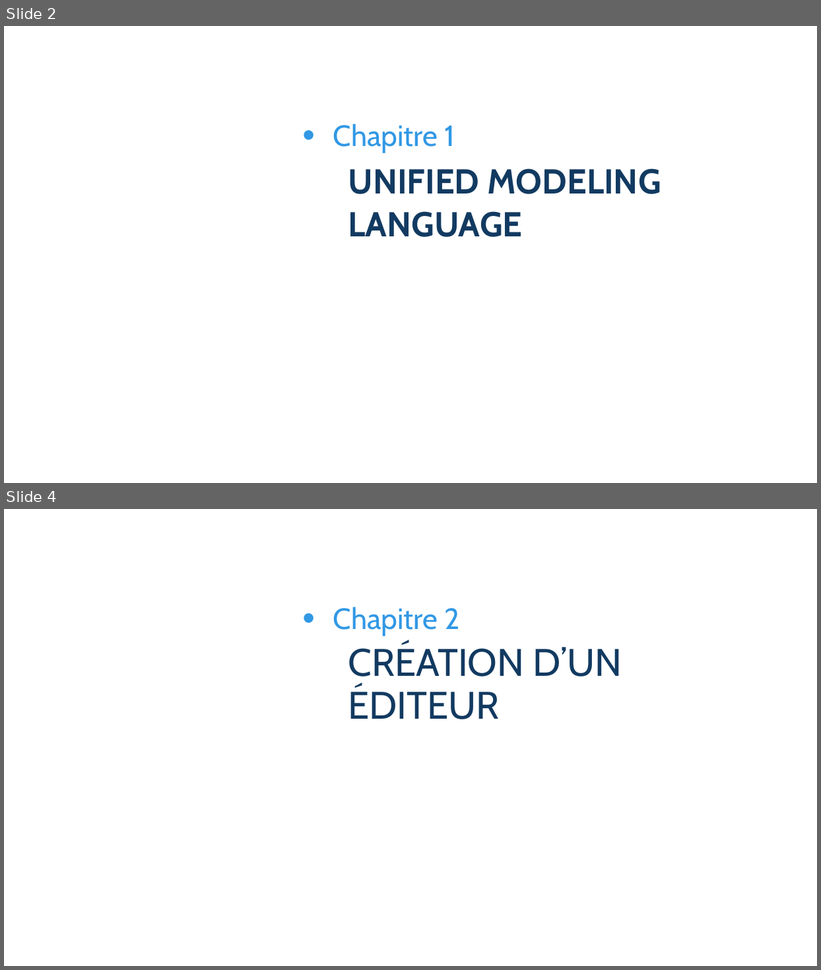
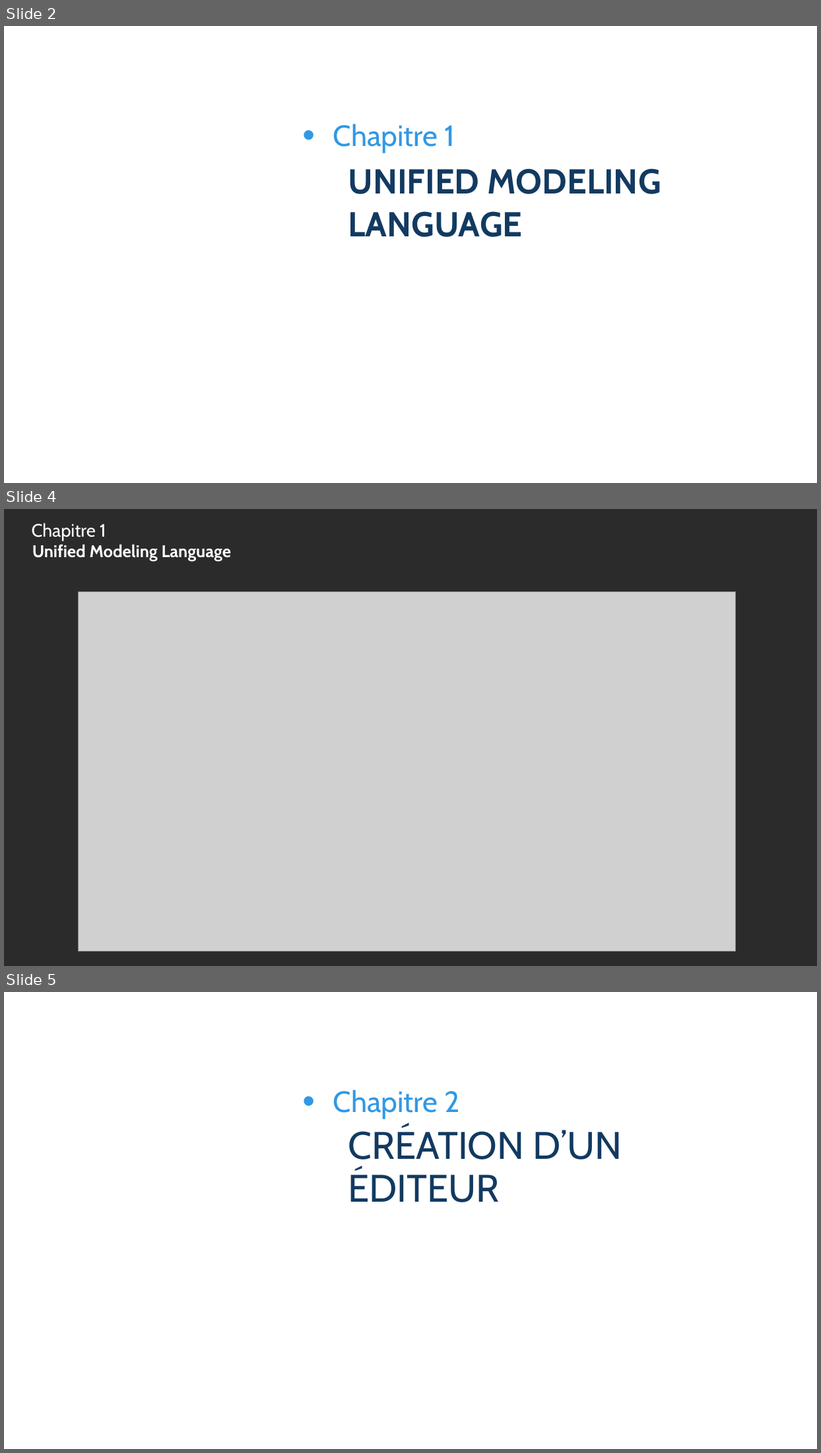
Before and after one commit to PolytechLyon-Etienne-Melanie/RPG, a slide deck: Diapo/DIapo.pptx. Shown one above the other, each under a label of ours: slides 2 and 4 before the commit, slides 2, 4 and 5 after it; the slides between them are not shown. The pictures are 821x970 and 821x1453 pixels, drawn with LibreOffice and Linux fonts; fonts in the diff are those of the drawing; grey boxes stand for pictures; background and template pictures are left out; a plain dark background stands for a picture behind light text. Boxes give left, top, right and bottom in pixels: in the first picture for what was removed or moved away, otherwise in the second. Text is boxed around its words. In the diff, an @@ line names an element or a change of style, - is before the commit and + after.

```diff
--- a/Diapo/DIapo.pptx
+++ b/Diapo/DIapo.pptx
@@ slide 4 added at box(4, 509, 817, 966), background picture (left out) @@
@@ title added at box(32, 523, 106, 541), 16 pt, text #FFFFFF @@
+Chapitre 1
@@ text added at box(32, 544, 232, 561), 15 pt, text #FFFFFF, bold @@
+Unified Modeling Language
@@ picture added at box(78, 592, 735, 951) @@
@@ what was slide 4 is now slide 5 @@
```
Also in this commit, not shown: 2 slides changed, 2 other slides added, 5 other files.
